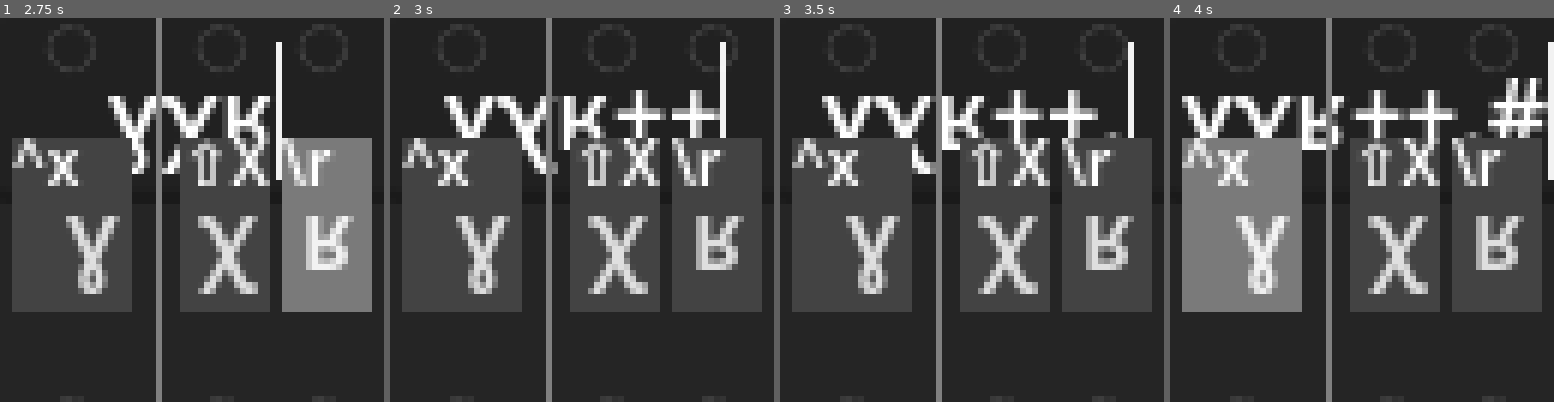
Above: before the commit, frames 1-4 (left to right).
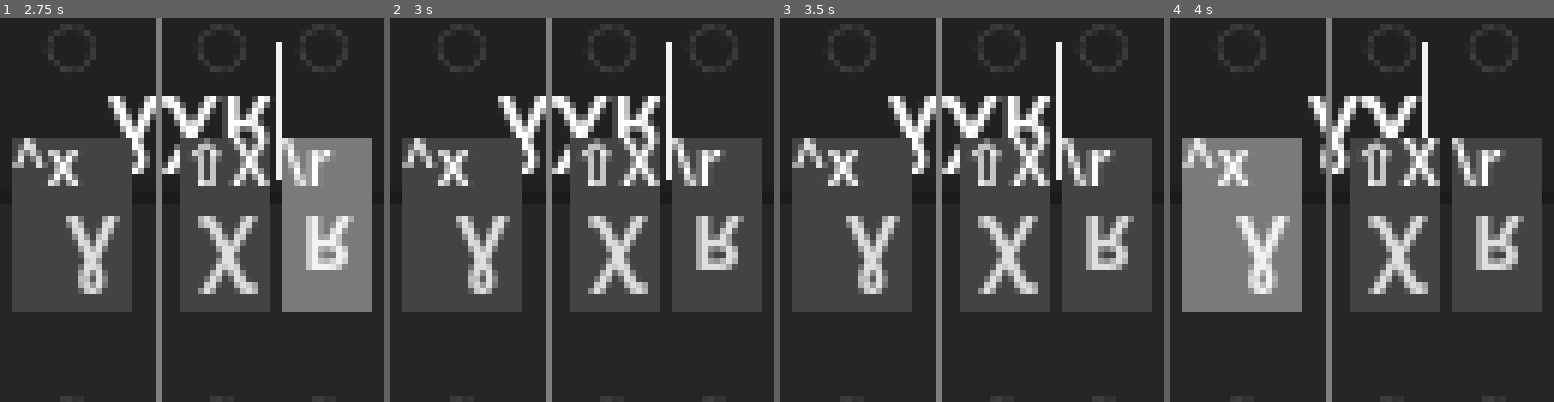
Above: after the commit, the same moments.

Repository: SeraKatha/ipa-keyboard
Game: Godot game, scene res://main.tscn
The game is run twice, just before and just after one commit, with the same random seed, the same clock (stepped at 60 frames per second) and the same inputs.
Inputs (mouse positions are in pixels of both pictures, inside the frame that each line leads up to):
- Up to frame 1 (2.75 s): click "ɣ" at 0.5 s; click "χ" at 1.25 s; click "ʁ" at 2 s
- Up to frame 2 (3 s): tap Enter (copy) at 2.75 s; move the mouse to (666, 190) at 2.77 s; hold Right (cursor_right) from 2.78 s (still down); tap + (ipa_boundary_morpheme) at 2.85 s; click (666, 190) at 2.92 s
- Up to frame 3 (3.5 s): keep holding Right (cursor_right); tap . (ipa_boundary_syllable) at 3.05 s
- Up to frame 4 (4 s): tap Space at 3.5 s; move the mouse to (1285, 229) at 3.52 s; release Right (cursor_right) at 3.53 s; hold Backspace (backspace) from 3.53 s (still down); tap . (ipa_boundary_syllable) at 3.6 s; tap # (ipa_boundary_word) at 3.8 s

Frame 1 is identical in both runs. In frame 2, 6.5% of the frame differs, in the area x 14-88%, y 6-43%; in frame 3, 7.0%; in frame 4, 8.4%, in the area x 3-100%, y 6-43%.

Commit message:
Reduced start up time slightly by optimizing button instantiation

Diff:
--- a/ipa/ipa.gd
+++ b/ipa/ipa.gd
@@ -123,3 +123,10 @@
 const MODIFIER_EXTRA_SHORT_VOWEL = preload("uid://cg6holwkt8lw2")
 const MODIFIER_HALF_LONG_VOWEL = preload("uid://coa6g8y7mns3d")
 const MODIFIER_LONG_VOWEL = preload("uid://cjkjr8kl8ofbv")
+
+const BOUNDARY_MORPHEME = preload("uid://cmxv8mg22lv0s")
+const BOUNDARY_PHONOLOGICAL_WORD = preload("uid://dt2n72sfur33t")
+const BOUNDARY_SYLLABLE = preload("uid://pffx2of1mn6n")
+const BOUNDARY_WORD = preload("uid://c2lmqnvv06lvj")
+const STRESS_PRIMARY = preload("uid://twm84g6o8ece")
+const STRESS_SECONDARY = preload("uid://bd2s0c0ppchyq")
--- /dev/null
+++ b/ipa/misc/boundary_morpheme.tres
@@ -0,0 +1,8 @@
+[gd_resource type="Resource" script_class="IPA_Sound" format=3 uid="uid://cmxv8mg22lv0s"]
+
+[ext_resource type="Script" uid="uid://cxjqku5i8td4x" path="res://ipa/sounds/ipa_sound.gd" id="1_x5lq0"]
+
+[resource]
+script = ExtResource("1_x5lq0")
+_symbol = "+"
+metadata/_custom_type_script = "uid://cxjqku5i8td4x"
--- /dev/null
+++ b/ipa/misc/boundary_phonological_word.tres
@@ -0,0 +1,8 @@
+[gd_resource type="Resource" script_class="IPA_Sound" format=3 uid="uid://dt2n72sfur33t"]
+
+[ext_resource type="Script" uid="uid://cxjqku5i8td4x" path="res://ipa/sounds/ipa_sound.gd" id="1_anb11"]
+
+[resource]
+script = ExtResource("1_anb11")
+_symbol = "$"
+metadata/_custom_type_script = "uid://cxjqku5i8td4x"
--- /dev/null
+++ b/ipa/misc/boundary_syllable.tres
@@ -0,0 +1,8 @@
+[gd_resource type="Resource" script_class="IPA_Sound" format=3 uid="uid://pffx2of1mn6n"]
+
+[ext_resource type="Script" uid="uid://cxjqku5i8td4x" path="res://ipa/sounds/ipa_sound.gd" id="1_60uan"]
+
+[resource]
+script = ExtResource("1_60uan")
+_symbol = "."
+metadata/_custom_type_script = "uid://cxjqku5i8td4x"
--- /dev/null
+++ b/ipa/misc/boundary_word.tres
@@ -0,0 +1,8 @@
+[gd_resource type="Resource" script_class="IPA_Sound" format=3 uid="uid://c2lmqnvv06lvj"]
+
+[ext_resource type="Script" uid="uid://cxjqku5i8td4x" path="res://ipa/sounds/ipa_sound.gd" id="1_uoj2o"]
+
+[resource]
+script = ExtResource("1_uoj2o")
+_symbol = "#"
+metadata/_custom_type_script = "uid://cxjqku5i8td4x"
--- /dev/null
+++ b/ipa/misc/stress_primary.tres
@@ -0,0 +1,8 @@
+[gd_resource type="Resource" script_class="IPA_Sound" format=3 uid="uid://twm84g6o8ece"]
+
+[ext_resource type="Script" uid="uid://cxjqku5i8td4x" path="res://ipa/sounds/ipa_sound.gd" id="1_7kth0"]
+
+[resource]
+script = ExtResource("1_7kth0")
+_symbol = "ˈ"
+metadata/_custom_type_script = "uid://cxjqku5i8td4x"
--- /dev/null
+++ b/ipa/misc/stress_secondary.tres
@@ -0,0 +1,8 @@
+[gd_resource type="Resource" script_class="IPA_Sound" format=3 uid="uid://bd2s0c0ppchyq"]
+
+[ext_resource type="Script" uid="uid://cxjqku5i8td4x" path="res://ipa/sounds/ipa_sound.gd" id="1_pgfpq"]
+
+[resource]
+script = ExtResource("1_pgfpq")
+_symbol = "ˌ"
+metadata/_custom_type_script = "uid://cxjqku5i8td4x"
--- a/keyboard/keypads/basic_consonants.gd
+++ b/keyboard/keypads/basic_consonants.gd
@@ -7,13 +7,13 @@
 			IPA.PLOSIVE_BILABIAL_UNVOICED,
 			IPA.PLOSIVE_BILABIAL_VOICED,
 		],
-		[null, null],
-		[null, null],
+		null,
+		null,
 		[
 			IPA.PLOSIVE_ALVEOLAR_UNVOICED,
 			IPA.PLOSIVE_ALVEOLAR_VOICED,
 		],
-		[null, null],
+		null,
 		[
 			IPA.PLOSIVE_RETROFLEX_UNVOICED,
 			IPA.PLOSIVE_RETROFLEX_VOICED,
@@ -30,7 +30,7 @@
 			IPA.PLOSIVE_UVULAR_UNVOICED,
 			IPA.PLOSIVE_UVULAR_VOICED,
 		],
-		[null, null],
+		null,
 		[
 			IPA.PLOSIVE_GLOTTAL,
 			null,
@@ -46,8 +46,8 @@
 			null,
 			IPA.NASAL_LABIODENTAL,
 		],
-		[null, null],
-		[null, null],
+		null,
+		null,
 		[
 			null,
 			IPA.NASAL_ALVEOLAR
@@ -68,8 +68,8 @@
 			null,
 			IPA.NASAL_UVULAR
 		],
-		[null, null],
-		[null, null],
+		null,
+		null,
 	]
 
 	var trills = [
@@ -77,45 +77,45 @@
 			null,
 			IPA.TRILL_BILABIAL,
 		],
-		[null, null],
-		[null, null],
+		null,
+		null,
 		[
 			null,
 			IPA.TRILL_AVEOLAR,
 		],
-		[null, null],
-		[null, null],
-		[null, null],
-		[null, null],
+		null,
+		null,
+		null,
+		null,
 		[
 			null,
 			IPA.TRILL_UVULAR
 		],
-		[null, null],
-		[null, null],
+		null,
+		null,
 	]
 
 	var taps = [
-		[null, null],
+		null,
 		[
 			null,
 			IPA.TAP_LABIODENTAL,
 		],
-		[null, null],
+		null,
 		[
 			null,
 			IPA.TAP_ALVEOLAR,
 		],
-		[null, null],
+		null,
 		[
 			null,
 			IPA.TAP_RETROFLEX
 		],
-		[null, null],
-		[null, null],
-		[null, null],
-		[null, null],
-		[null, null],
+		null,
+		null,
+		null,
+		null,
+		null,
 	]
 
 	var fricatives = [
@@ -166,20 +166,20 @@
 	]
 
 	var lateral_fricatives = [
-		[null, null],
-		[null, null],
-		[null, null],
+		null,
+		null,
+		null,
 		[
 			IPA.FRICATIVE_LATERAL_ALVEOLAR_UNVOICED,
 			IPA.FRICATIVE_LATERAL_ALVEOLAR_VOICED,
 		],
-		[null, null],
-		[null, null],
-		[null, null],
-		[null, null],
-		[null, null],
-		[null, null],
-		[null, null],
+		null,
+		null,
+		null,
+		null,
+		null,
+		null,
+		null,
 	]
 
 	var approximants = [
@@ -191,12 +191,12 @@
 			null,
 			IPA.APPROXIMANT_LABIODENTAL,
 		],
-		[null, null],
+		null,
 		[
 			null,
 			IPA.APPROXIMANT_ALVEOLAR,
 		],
-		[null, null],
+		null,
 		[
 			null,
 			IPA.APPROXIMANT_RETROFLEX,
@@ -209,20 +209,20 @@
 			null,
 			IPA.APPROXIMANT_VELAR,
 		],
-		[null, null],
-		[null, null],
-		[null, null],
+		null,
+		null,
+		null,
 	]
 
 	var lateral_approximants = [
-		[null, null],
-		[null, null],
-		[null, null],
+		null,
+		null,
+		null,
 		[
 			null,
 			IPA.APPROXIMANT_LATERAL_ALVEOLAR,
 		],
-		[null, null],
+		null,
 		[
 			null,
 			IPA.APPROXIMANT_LATERAL_RETROFLEX,
@@ -235,9 +235,9 @@
 			null,
 			IPA.APPROXIMANT_LATERAL_VELAR,
 		],
-		[null, null],
-		[null, null],
-		[null, null],
+		null,
+		null,
+		null,
 	]
 
 	var event = InputEventKey.new()
--- a/keyboard/keypads/basic_keypad.gd
+++ b/keyboard/keypads/basic_keypad.gd
@@ -11,19 +11,23 @@
 
 	for row : Array in grid:
 		var first = true;
-		for pair : Array in row:
+		for pair in row:
 			if first:
 				first = false
 			else:
 				self.add_child(COLUMN_SEPARATOR.instantiate())
-			if pair[0]:
-				_add_sound_button(pair[0])
+			if pair == null:
+				_add_place_holder()
+				_add_place_holder()
 			else:
-				_add_place_holder()
-			if pair[1]:
-				_add_sound_button(pair[1])
-			else:
-				_add_place_holder()
+				if pair[0]:
+					_add_sound_button(pair[0])
+				else:
+					_add_place_holder()
+				if pair[1]:
+					_add_sound_button(pair[1])
+				else:
+					_add_place_holder()
 
 
 func _add_sound_button(sound_action):
--- a/keyboard/keypads/basic_vowels.gd
+++ b/keyboard/keypads/basic_vowels.gd
@@ -7,41 +7,41 @@
 				IPA.VOWEL_CLOSE_FRONT_UNROUNDED,
 				IPA.VOWEL_CLOSE_FRONT_ROUNDED,
 			],
-			[null, null],
+			null,
 			[
 				IPA.VOWEL_CLOSE_CENTRAL_UNROUNDED,
 				IPA.VOWEL_CLOSE_CENTRAL_ROUNDED,
 			],
-			[null, null],
+			null,
 			[
 				IPA.VOWEL_CLOSE_BACK_UNROUNDED,
 				IPA.VOWEL_CLOSE_BACK_ROUNDED,
 			],
 		],
 		[
-			[null, null],
+			null,
 			[
 				IPA.VOWEL_NEARCLOSE_NEARFRONT_UNROUNDED,
 				IPA.VOWEL_NEARCLOSE_NEARFRONT_ROUNDED,
 			],
-			[null, null],
+			null,
 			[
 				IPA.VOWEL_NEARCLOSE_NEARBACK,
 				null
 			],
-			[null, null],
+			null,
 		],
 		[
 			[
 				IPA.VOWEL_CLOSEMID_FRONT_UNROUNDED,
 				IPA.VOWEL_CLOSEMID_FRONT_ROUNDED,
 			],
-			[null, null],
+			null,
 			[
 				IPA.VOWEL_CLOSEMID_CENTRAL_UNROUNDED,
 				IPA.VOWEL_CLOSEMID_CENTRAL_ROUNDED,
 			],
-			[null, null],
+			null,
 			[
 				IPA.VOWEL_CLOSEMID_BACK_UNROUNDED,
 				IPA.VOWEL_CLOSEMID_BACK_ROUNDED,
@@ -52,12 +52,12 @@
 				IPA.VOWEL_MID_FRONT_UNROUNDED,
 				IPA.VOWEL_MID_FRONT_ROUNDED,
 			],
-			[null, null],
+			null,
 			[
 				IPA.VOWEL_MID_CENTRAL,
 				null,
 			],
-			[null, null],
+			null,
 			[
 				IPA.VOWEL_MID_BACK_UNROUNDED,
 				IPA.VOWEL_MID_BACK_ROUNDED,
@@ -68,12 +68,12 @@
 				IPA.VOWEL_OPENMID_FRONT_UNROUNDED,
 				IPA.VOWEL_OPENMID_FRONT_ROUNDED,
 			],
-			[null, null],
+			null,
 			[
 				IPA.VOWEL_OPENMID_CENTRAL_UNROUNDED,
 				IPA.VOWEL_OPENMID_CENTRAL_ROUNDED
 			],
-			[null, null],
+			null,
 			[
 				IPA.VOWEL_OPENMID_BACK_UNROUNDED,
 				IPA.VOWEL_OPENMID_BACK_ROUNDED,
@@ -84,25 +84,25 @@
 				IPA.VOWEL_NEAROPEN_FRONT_UNROUNDED,
 				null
 			],
-			[null, null],
+			null,
 			[
 				IPA.VOWEL_NEAROPEN_CENTRAL,
 				null
 			],
-			[null, null],
-			[null, null],
+			null,
+			null,
 		],
 		[
 			[
 				IPA.VOWEL_OPEN_FRONT_UNROUNDED,
 				IPA.VOWEL_OPEN_FRONT_ROUNDED,
 			],
-			[null, null],
+			null,
 			[
 				IPA.VOWEL_OPEN_CENTRAL,
 				null
 			],
-			[null, null],
+			null,
 			[
 				IPA.VOWEL_OPEN_BACK_UNROUNDED,
 				IPA.VOWEL_OPEN_BACK_ROUNDED
--- a/keyboard/keypads/boundary_bar.gd
+++ b/keyboard/keypads/boundary_bar.gd
@@ -6,22 +6,18 @@
 
 func _ready() -> void:
 	var boundaries = [
-		[IPA_Sound.from_string("."), "ipa_boundary_syllable"],
-		[IPA_Sound.from_string("#"), "ipa_boundary_word"],
-		[IPA_Sound.from_string("$"), "ipa_boundary_phonological_word"],
-		[IPA_Sound.from_string("+"), "ipa_boundary_morpheme"],
-		[IPA_Sound.from_string("+"), "ipa_boundary_morpheme"],
-		[IPA_Sound.from_string("\u02C8"), "ipa_stress_primary"],
-		[IPA_Sound.from_string("\u02CC"), "ipa_stress_secondary"],
+		IPA.BOUNDARY_MORPHEME,
+		IPA.BOUNDARY_PHONOLOGICAL_WORD,
+		IPA.BOUNDARY_SYLLABLE,
+		IPA.BOUNDARY_WORD,
+		IPA.STRESS_PRIMARY,
+		IPA.STRESS_SECONDARY,
 	]
 	for boundary in boundaries:
 		var key = SOUND_KEY.instantiate()
-		var sound = boundary[0]
-		var input_action = boundary[1]
 		add_child(key)
-		key.set_sound(sound)
-		key.set_input_action(input_action)
-		key.pressed.connect(_on_typed.bind(sound))
+		key.set_sound(boundary)
+		key.pressed.connect(_on_typed.bind(boundary))
 
 
 func _on_typed(sound: IPA_Sound) -> void:
--- a/keyboard/keypads/modifier_pad.gd
+++ b/keyboard/keypads/modifier_pad.gd
@@ -1,8 +1,6 @@
-class_name ModifierPad extends Control
+class_name ModifierPad extends GridContainer
 
 signal typed(sound : IPA_Sound)
-
-@onready var _keys: GridContainer = %Keys
 
 const MODIFIER_KEY = preload("uid://dx7j1g7c5cv1i")
 
@@ -41,24 +39,22 @@
 		IPA.MODIFIER_EXTRA_SHORT_VOWEL,
 	]
 
-	_keys.columns = modifiers.size()
+	columns = modifiers.size()
 
 	for modifier in modifiers:
 		var button = MODIFIER_KEY.instantiate()
-		var action = "ipa_%s" % modifier.get_sound_name()
-		_keys.add_child(button)
+		add_child(button)
 		button.set_modifier(modifier)
-		button.set_input_action(action)
 
 
 func apply(sound : IPA_Sound) -> void:
 	if not _modifier_select:
-		for key in _keys.get_children():
+		for key in get_children():
 			sound = _apply_if(key, sound)
 		_emit_typed(sound)
 
 
 func _process(_delta: float) -> void:
 	_modifier_select = Input.is_action_pressed("toggle_modifer_select")
-	for key in _keys.get_children():
+	for key in get_children():
 		key.modifier_select = _modifier_select
--- a/keyboard/keypads/modifier_pad.tscn
+++ b/keyboard/keypads/modifier_pad.tscn
@@ -2,7 +2,7 @@
 
 [ext_resource type="Script" uid="uid://oma8j1bcn6x3" path="res://keyboard/keypads/modifier_pad.gd" id="1_b3jnn"]
 
-[node name="ModifierPad" type="VBoxContainer" unique_id=1951096994]
+[node name="ModifierPad" type="GridContainer" unique_id=738641145]
 anchors_preset = 15
 anchor_right = 1.0
 anchor_bottom = 1.0
@@ -10,10 +10,5 @@
 grow_vertical = 2
 size_flags_horizontal = 3
 size_flags_vertical = 3
+columns = 14
 script = ExtResource("1_b3jnn")
-
-[node name="Keys" type="GridContainer" parent="." unique_id=1244028546]
-unique_name_in_owner = true
-layout_mode = 2
-theme_override_constants/h_separation = 2
-theme_override_constants/v_separation = 2
--- a/keyboard/keys/modifier_key.gd
+++ b/keyboard/keys/modifier_key.gd
@@ -1,16 +1,15 @@
 extends BasicKey
+
+@export var modifier : IPA_Modifier
 
 @onready var _keyboard_hint: Label = %KeyboardHint
 var _action : String;
 var modifier_select = false;
-var modifier : IPA_Modifier
 
 func set_modifier(mod : IPA_Modifier) -> void:
 	modifier = mod
 	text = mod.get_ipa_symbol() % "◌"
-
-
-func set_input_action(input_action_name : String) -> void:
+	var input_action_name = "ipa_%s" % modifier.get_sound_name()
 	_keyboard_hint.text = _generate_keyboard_hint(input_action_name)
 	_action = input_action_name
 
--- a/keyboard/keys/modifier_key.tscn
+++ b/keyboard/keys/modifier_key.tscn
@@ -9,6 +9,7 @@
 focus_mode = 0
 toggle_mode = true
 action_mode = 0
+text = "X"
 script = ExtResource("1_w85qw")
 
 [node name="KeyboardHint" type="Label" parent="." unique_id=1778027851]
--- a/project.godot
+++ b/project.godot
@@ -19,6 +19,7 @@
 
 window/size/viewport_width=1
 window/size/viewport_height=1
+window/size/initial_position_type=0
 window/size/resizable=false
 window/size/borderless=true
 window/size/always_on_top=true
